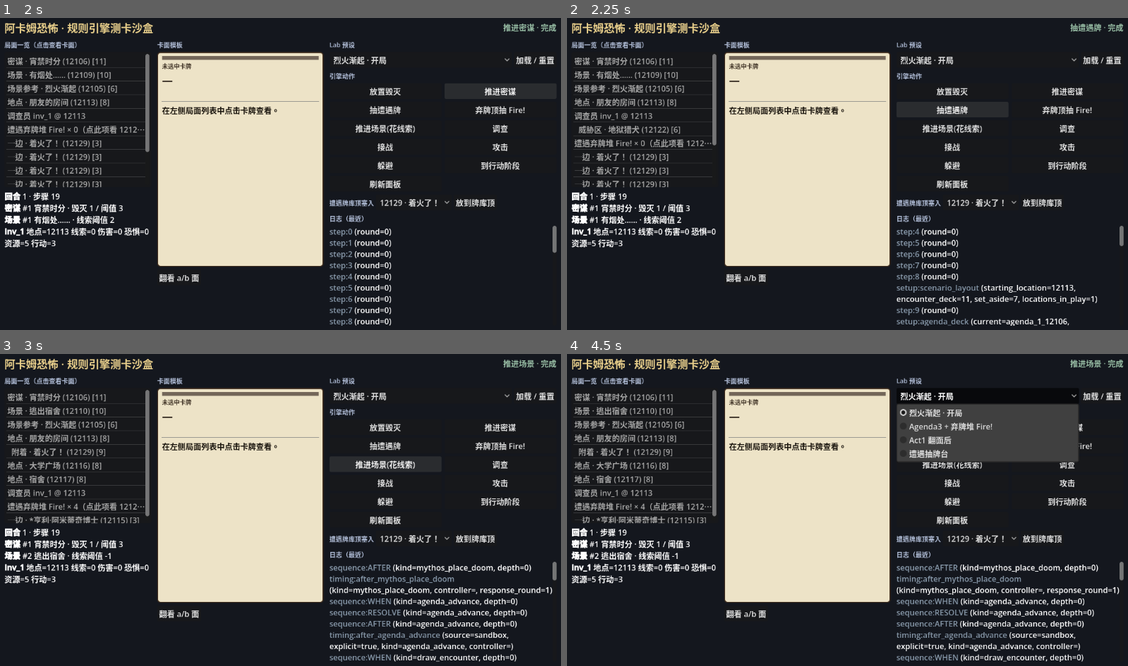
Above: before the commit, frames 1-4 (two rows, left to right).
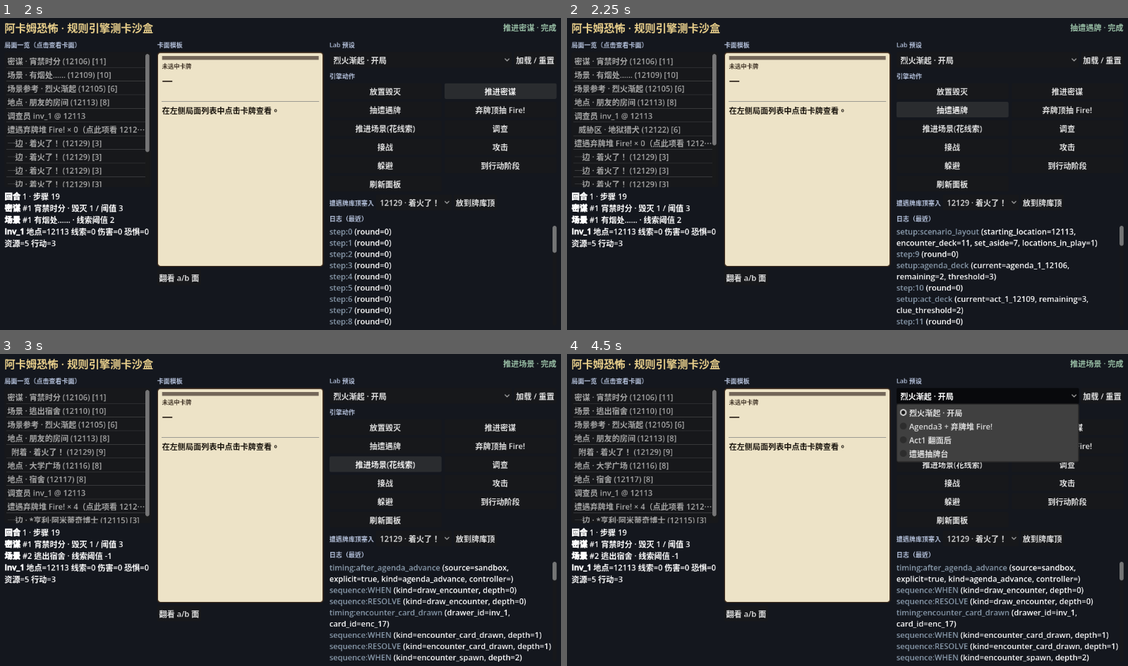
Above: after the commit, the same moments.

Repository: BlastMasterCreeper/arkhamhorror
Game: Godot game, scene res://ui/sandbox/sandbox.tscn
Two runs of this game, one before a commit and one after it. Both use one fixed random seed, a clock stepped at 60 frames per second and the inputs below.
Inputs:
- Up to frame 1 (2 s): click "放置毁灭" at 0.5 s; click "推进密谋" at 1.25 s
- Up to frame 2 (2.25 s): click "抽遭遇牌" at 2 s
- Up to frame 3 (3 s): click "推进场景(花线索)" at 2.75 s
- Up to frame 4 (4.5 s): click "翻看 a/b 面" at 3.5 s; click "烈火渐起 · 开局" at 4.25 s

Frame 1 is identical in both runs. In frame 2, 2.5% of the frame differs, in the area x 58-99%, y 67-99%; in frame 3, 3.6%; in frame 4, 3.6%.

Commit message:
Manage engagement status as ENGAGEMENT Buff.
Decouple engaged-from threat-area board state. Real engage and
grant ("counts as engaged") both register RestrictionKind.ENGAGEMENT;
disengage clears it. Queries go through EngagementStatus.

Co-authored-by: BlastMasterCreeper <BlastMasterCreeper@users.noreply.github.com>

Diff:
--- a/core/timing/enemy_phase_flow.gd
+++ b/core/timing/enemy_phase_flow.gd
@@ -14,6 +14,8 @@
 	for enemy_id in game_ctx.state.registry.all_enemy_ids():
 		var enemy := game_ctx.state.registry.get_enemy(enemy_id)
 		if not _eligible_for_3_2_move(enemy):
+			continue
+		if EngagementStatus.is_engaged(game_ctx, enemy_id):
 			continue
 		var fired := KeywordConsumer.consume_at(
 			game_ctx,
@@ -48,7 +50,7 @@
 		var enemy := game_ctx.state.registry.get_enemy(enemy_id)
 		if enemy == null or enemy.exhausted:
 			continue
-		if not _has_massive(game_ctx, enemy_id) and enemy.engaged_with != investigator_id:
+		if not EngagementStatus.is_engaged_with(game_ctx, enemy_id, investigator_id):
 			continue
 		var params := {
 			"enemy_id": enemy_id,
@@ -91,17 +93,13 @@
 			continue
 		seen[enemy_id] = true
 		out.append(enemy_id)
-	## 庞大永不进威胁区：虚拟交战同地点的 ready 庞大敌人也进入本步候选。
+	## 交战状态 Buff（含视为交战、不在威胁区）+ 庞大虚拟交战。
 	for enemy_id in game_ctx.state.registry.all_enemy_ids():
 		if seen.has(enemy_id):
 			continue
-		var enemy := game_ctx.state.registry.get_enemy(enemy_id)
-		if enemy == null or not _has_massive(game_ctx, enemy_id):
-			continue
-		if not MassiveEngagement.is_virtually_engaged_with(enemy, investigator_id, game_ctx):
-			continue
-		seen[enemy_id] = true
-		out.append(enemy_id)
+		if EngagementStatus.is_engaged_with(game_ctx, enemy_id, investigator_id):
+			seen[enemy_id] = true
+			out.append(enemy_id)
 	return out
 
 
@@ -210,5 +208,5 @@
 
 
 static func _eligible_for_3_2_move(enemy: EnemyState) -> bool:
-	## Framework 资格：ready + 未交战。是否带 Hunter/Patrol 由 KeywordConsumer 判定。
-	return enemy != null and not enemy.exhausted and enemy.engaged_with == &""
+	## Framework 资格：ready。是否已交战由 KeywordConsumer / EngagementStatus 再判。
+	return enemy != null and not enemy.exhausted
--- a/core/timing/engage_flow.gd
+++ b/core/timing/engage_flow.gd
@@ -5,13 +5,10 @@
 ##
 ## 只有两条路径（`mode`）：
 ## - **auto**：框架区域变更后的自动交战（Prey/Lead；冷漠/横置跳过）
-## - **effect**：效果交战（卡面 nest、以及基础 Engage 行动外壳 nest —— 基础行动视为调查员自带能力）
+## - **effect**：效果交战（卡面 nest、以及基础 Engage 行动外壳 nest）
 ##
-## 溯源靠序列栈 / AbilityUnitRef，**不**另做 source / initiation 专轴。
-##
-## 常态：同地点敌人进入威胁区（成对写入）。特殊可用 `placement=grant` /
-## `require_same_location=false`（可不要求同地点、不强调「进入」区划动作）。
-##
+## 交战状态 = RestrictionKind.ENGAGEMENT Buff（与威胁区场面脱钩）。
+## enter_threat：场面进威胁区 + Register Buff；grant：仅 Register Buff（视为交战）。
 ## 禁止另铸 `seq.enemy.auto_engage` 等按场合拆名。
 
 
@@ -112,7 +109,9 @@
 			var enemy := game_ctx.state.registry.get_enemy(enemy_id)
 			if enemy == null or enemy.location_tag != location_tag:
 				continue
-			if enemy.massive or enemy.aloof or enemy.engaged_with != &"":
+			if enemy.massive or enemy.aloof:
+				continue
+			if EngagementStatus.is_engaged(game_ctx, enemy_id):
 				continue
 			if enemy.exhausted or enemy.auto_engage_suppressed:
 				continue
@@ -161,17 +160,21 @@
 		return {"ok": false, "reason": &"unknown_entity"}
 	var placement: StringName = params.get("placement", PLACEMENT_ENTER_THREAT)
 	var require_same: bool = bool(params.get("require_same_location", true))
-	if enemy.is_engaged_with(inv_id):
+	if EngagementStatus.is_engaged_with(game_ctx, enemy_id, inv_id):
 		return {"ok": false, "reason": &"already_engaged", "error": "already_engaged"}
 	if require_same and not enemy.is_at_location(inv.location_tag):
 		return {"ok": false, "reason": &"wrong_location", "error": "wrong_location"}
-	game_ctx.enemy.apply_engage(enemy_id, inv_id)
+	## enter_threat：场面进威胁区 + Buff；grant：仅交战状态 Buff（视为交战）。
+	var enter_threat := placement != PLACEMENT_GRANT
+	game_ctx.enemy.apply_engage(enemy_id, inv_id, enter_threat, game_ctx)
 	return {
 		"ok": true,
 		"enemy_id": enemy_id,
 		"investigator_id": inv_id,
 		"mode": MODE_EFFECT,
 		"placement": placement,
+		"engagement_buff": true,
+		"enter_threat": enter_threat,
 	}
 
 
--- a/core/timing/hunter_keyword_flow.gd
+++ b/core/timing/hunter_keyword_flow.gd
@@ -12,7 +12,7 @@
 	if enemy_id == &"":
 		return {"ok": false, "moved": false, "reason": &"missing_enemy"}
 	var enemy := game_ctx.state.registry.get_enemy(enemy_id)
-	if enemy == null or enemy.exhausted or enemy.engaged_with != &"":
+	if enemy == null or enemy.exhausted or EngagementStatus.is_engaged(game_ctx, enemy_id):
 		return {"ok": true, "moved": false, "skipped": true, "enemy_id": enemy_id}
 	var target_inv := EnemyHunterTarget.pick_nearest_investigator(game_ctx, enemy_id)
 	if target_inv == &"":
--- a/core/timing/patrol_keyword_flow.gd
+++ b/core/timing/patrol_keyword_flow.gd
@@ -12,7 +12,7 @@
 	if enemy_id == &"":
 		return {"ok": false, "moved": false, "reason": &"missing_enemy"}
 	var enemy := game_ctx.state.registry.get_enemy(enemy_id)
-	if enemy == null or enemy.exhausted or enemy.engaged_with != &"":
+	if enemy == null or enemy.exhausted or EngagementStatus.is_engaged(game_ctx, enemy_id):
 		return {"ok": true, "moved": false, "skipped": true, "enemy_id": enemy_id}
 	var def_id: StringName = params.get("def_id", &"")
 	if def_id == &"":
--- a/core/types/ahc_enums.gd
+++ b/core/types/ahc_enums.gd
@@ -284,8 +284,11 @@
 	SKIP_AOO,
 	## 限制类：抑制 **自动交战**（Prey/Lead 选目标）。
 	## 效果移入后仍会走到 auto-engage 入口；入口 **读取** 本限制后自行跳过。
-	## 明示交战（seq.engage mode=effect/action）不受影响。
+	## 明示交战（seq.engage mode=effect）不受影响。
 	SUPPRESS_AUTO_ENGAGE,
+	## 交战状态（成对）：与威胁区场面脱钩。真实交战与「视为交战」均 Register 本 Buff。
+	## 查询入口读本 Kind；**不是** Intent 拦截，也不是 LISTENER。
+	ENGAGEMENT,
 }
 
 enum BuffType { MODIFIER, RESTRICTION, LISTENER, KEYWORD }
--- a/rules/actions/basic_action_resolver.gd
+++ b/rules/actions/basic_action_resolver.gd
@@ -125,7 +125,7 @@
 	var enemy := _state.registry.get_enemy(enemy_id)
 	if enemy == null:
 		return {"ok": false, "error": "unknown_enemy"}
-	if not enemy.is_engaged_with(inv_id):
+	if not EngagementStatus.is_engaged_with(game_ctx, enemy_id, inv_id):
 		return {"ok": false, "error": "not_engaged"}
 	var commits := _commits_from_extra(extra)
 	var test := SkillTestContext.new()
--- a/rules/composition/composition_executor.gd
+++ b/rules/composition/composition_executor.gd
@@ -1127,7 +1127,7 @@
 		return false
 	if not enemy.is_at_location(inv.location_tag):
 		return false
-	_game_ctx.enemy.apply_engage(enemy_id, inv_id)
+	_game_ctx.enemy.apply_engage(enemy_id, inv_id, true, _game_ctx)
 	_last_step_enemy_id = enemy_id
 	_last_step_engaged_investigator = inv_id
 	_last_step_created = true
--- /dev/null
+++ b/rules/encounter/engagement_status.gd
@@ -0,0 +1,81 @@
+class_name EngagementStatus
+extends RefCounted
+
+## 交战状态（成对 Buff）门面。
+## 权威：RegistrationStore · RestrictionKind.ENGAGEMENT。
+## 威胁区 / engaged_with Domain = 场面「位于威胁区」；与交战状态脱钩。
+## 庞大仍可用虚拟同地点查询（或 sync 时同步写 Buff）。
+
+
+## 赋予交战状态 Buff（真实交战与「视为交战」共用）。
+static func grant(
+	game_ctx: GameContext,
+	enemy_id: StringName,
+	investigator_id: StringName
+) -> StringName:
+	if game_ctx == null or game_ctx.registrations == null:
+		return &""
+	if enemy_id == &"" or investigator_id == &"":
+		return &""
+	## 一对一：先卸该敌旧对。
+	game_ctx.registrations.clear_engagement(enemy_id)
+	var template := RegistrationTemplate.engagement_pair(enemy_id, investigator_id)
+	if (
+		game_ctx.sequence_catalog != null
+		and game_ctx.sequence_catalog.has_flow(&"seq.effect.register")
+	):
+		var result := game_ctx.sequence_catalog.nest(
+			game_ctx,
+			&"seq.effect.register",
+			{"template": template}
+		)
+		return result.get("reg_id", &"") as StringName
+	return game_ctx.registrations.register(template)
+
+
+## 注销该敌人的交战状态 Buff。
+static func clear(game_ctx: GameContext, enemy_id: StringName) -> void:
+	if game_ctx == null or game_ctx.registrations == null:
+		return
+	game_ctx.registrations.clear_engagement(enemy_id)
+
+
+## 是否成对交战：Buff 优先；庞大可虚拟同地点；Domain engaged_with 仅兼容迁移。
+static func is_engaged_with(
+	game_ctx: GameContext,
+	enemy_id: StringName,
+	investigator_id: StringName
+) -> bool:
+	if enemy_id == &"" or investigator_id == &"":
+		return false
+	if game_ctx != null and game_ctx.registrations != null:
+		if game_ctx.registrations.has_engagement(enemy_id, investigator_id):
+			return true
+	if game_ctx == null or game_ctx.state == null:
+		return false
+	var enemy := game_ctx.state.registry.get_enemy(enemy_id)
+	if enemy == null:
+		return false
+	if enemy.massive:
+		return MassiveEngagement.is_virtually_engaged_with(enemy, investigator_id, game_ctx)
+	## 迁移兼容：尚无 Buff 时读 Domain。
+	return enemy.engaged_with == investigator_id
+
+
+## 该敌人当前交战伙伴（Buff → Domain → 空）。
+static func partner(game_ctx: GameContext, enemy_id: StringName) -> StringName:
+	if game_ctx != null and game_ctx.registrations != null:
+		var from_buff := game_ctx.registrations.engagement_partner(enemy_id)
+		if from_buff != &"":
+			return from_buff
+	if game_ctx == null or game_ctx.state == null:
+		return &""
+	var enemy := game_ctx.state.registry.get_enemy(enemy_id)
+	if enemy == null:
+		return &""
+	return enemy.engaged_with
+
+
+## 是否已有交战状态（任一伙伴）。
+static func is_engaged(game_ctx: GameContext, enemy_id: StringName) -> bool:
+	return partner(game_ctx, enemy_id) != &""
--- a/rules/registration/registration_store.gd
+++ b/rules/registration/registration_store.gd
@@ -149,6 +149,94 @@
 			if buff.restriction.kind != AhcEnums.RestrictionKind.SUPPRESS_AUTO_ENGAGE:
 				continue
 			if buff.restriction.subject_id == enemy_id or reg.drawn_card_id == enemy_id:
+				return reg.id
+	return &""
+
+
+## 交战状态 Buff：敌人是否与该调查员成对交战（与威胁区脱钩）。
+func has_engagement(enemy_id: StringName, investigator_id: StringName) -> bool:
+	return _find_engagement_reg_id(enemy_id, investigator_id) != &""
+
+
+## 该敌人当前交战的调查员（无则 &""）；一对一。
+func engagement_partner(enemy_id: StringName) -> StringName:
+	if enemy_id == &"":
+		return &""
+	for reg in _entries:
+		for buff in reg.buffs:
+			if buff.type != AhcEnums.BuffType.RESTRICTION or buff.restriction == null:
+				continue
+			if buff.restriction.kind != AhcEnums.RestrictionKind.ENGAGEMENT:
+				continue
+			if buff.restriction.subject_id == enemy_id or reg.drawn_card_id == enemy_id:
+				var inv: StringName = buff.restriction.drawer_id
+				if inv == &"":
+					inv = reg.controller_id
+				return inv
+	return &""
+
+
+## 与该调查员成对交战的敌人列表。
+func engaged_enemies_for(investigator_id: StringName) -> Array[StringName]:
+	var out: Array[StringName] = []
+	if investigator_id == &"":
+		return out
+	var seen: Dictionary = {}
+	for reg in _entries:
+		for buff in reg.buffs:
+			if buff.type != AhcEnums.BuffType.RESTRICTION or buff.restriction == null:
+				continue
+			if buff.restriction.kind != AhcEnums.RestrictionKind.ENGAGEMENT:
+				continue
+			var inv: StringName = buff.restriction.drawer_id
+			if inv == &"":
+				inv = reg.controller_id
+			if inv != investigator_id:
+				continue
+			var enemy_id: StringName = buff.restriction.subject_id
+			if enemy_id == &"":
+				enemy_id = reg.drawn_card_id
+			if enemy_id == &"" or seen.has(enemy_id):
+				continue
+			seen[enemy_id] = true
+			out.append(enemy_id)
+	return out
+
+
+## 卸掉该敌人全部交战状态 Buff（脱离 / 抢怪前）。
+func clear_engagement(enemy_id: StringName) -> void:
+	if enemy_id == &"":
+		return
+	var to_remove: Array[StringName] = []
+	for reg in _entries:
+		for buff in reg.buffs:
+			if buff.type != AhcEnums.BuffType.RESTRICTION or buff.restriction == null:
+				continue
+			if buff.restriction.kind != AhcEnums.RestrictionKind.ENGAGEMENT:
+				continue
+			if buff.restriction.subject_id == enemy_id or reg.drawn_card_id == enemy_id:
+				to_remove.append(reg.id)
+				break
+	for id in to_remove:
+		unregister(id)
+
+
+func _find_engagement_reg_id(enemy_id: StringName, investigator_id: StringName) -> StringName:
+	if enemy_id == &"" or investigator_id == &"":
+		return &""
+	for reg in _entries:
+		for buff in reg.buffs:
+			if buff.type != AhcEnums.BuffType.RESTRICTION or buff.restriction == null:
+				continue
+			if buff.restriction.kind != AhcEnums.RestrictionKind.ENGAGEMENT:
+				continue
+			var subject: StringName = buff.restriction.subject_id
+			if subject == &"":
+				subject = reg.drawn_card_id
+			var inv: StringName = buff.restriction.drawer_id
+			if inv == &"":
+				inv = reg.controller_id
+			if subject == enemy_id and inv == investigator_id:
 				return reg.id
 	return &""
 
--- a/rules/registration/registration_template.gd
+++ b/rules/registration/registration_template.gd
@@ -73,6 +73,18 @@
 	return t
 
 
+## 交战状态：WHILE_IN_PLAY（敌人离场卸）；真实交战与视为交战共用。
+static func engagement_pair(enemy_id: StringName, investigator_id: StringName) -> RegistrationTemplate:
+	var t := RegistrationTemplate.new()
+	t.controller_id = investigator_id
+	t.lifetime_kind = AhcEnums.LifetimeKind.WHILE_IN_PLAY
+	t.drawn_card_id = enemy_id
+	t.buffs.append(
+		BuffSpec.restriction_buff(RestrictionPayload.engagement(enemy_id, investigator_id))
+	)
+	return t
+
+
 ## G2 peril Register：`WHILE_DRAWN_CARD_RESOLVING(card_id)` — G4 完 Unregister；不跨 Surge。
 static func peril_drawn_card_resolving(drawer_id: StringName, card_id: StringName) -> RegistrationTemplate:
 	var t := RegistrationTemplate.new()
--- a/rules/registration/restriction_payload.gd
+++ b/rules/registration/restriction_payload.gd
@@ -62,3 +62,12 @@
 	p.kind = AhcEnums.RestrictionKind.SUPPRESS_AUTO_ENGAGE
 	p.subject_id = enemy_id
 	return p
+
+
+## 交战状态 Buff：敌人 subject ↔ 调查员 drawer 成对；与威胁区场面脱钩。
+static func engagement(enemy_id: StringName, investigator_id: StringName) -> RestrictionPayload:
+	var p := RestrictionPayload.new()
+	p.kind = AhcEnums.RestrictionKind.ENGAGEMENT
+	p.subject_id = enemy_id
+	p.drawer_id = investigator_id
+	return p
--- a/rules/subsystems/enemy_system.gd
+++ b/rules/subsystems/enemy_system.gd
@@ -81,10 +81,12 @@
 	var inv := _state.registry.get_investigator(drawer_id)
 	if enemy == null or inv == null:
 		return {"ok": false, "error": "spawn_materialize_failed"}
+	## 场面：进威胁区；交战状态：ENGAGEMENT Buff。
 	enemy.engaged_with = drawer_id
 	if not inv.threat_area.has(card_id):
 		inv.threat_area.append(card_id)
 	_mark_card_in_play(game_ctx, card_id)
+	EngagementStatus.grant(game_ctx, card_id, drawer_id)
 	_log.log(
 		AhcEnums.LogCategory.SCENARIO,
 		"spawn_engaged",
@@ -130,7 +132,7 @@
 	if enemy.massive:
 		MassiveEngagement.sync_for_enemy(game_ctx, enemy_id)
 		return {"ok": true, "skipped": true, "massive": true}
-	if enemy.engaged_with != &"":
+	if EngagementStatus.is_engaged(game_ctx, enemy_id):
 		return {"ok": true, "skipped": true}
 	if enemy.exhausted or enemy.auto_engage_suppressed:
 		return {"ok": true, "skipped": true}
@@ -145,7 +147,7 @@
 	if candidates.is_empty():
 		return {"ok": true, "skipped": true}
 	var target := _pick_engage_target(game_ctx, candidates, def_id)
-	_apply_engage(enemy_id, target)
+	_apply_engage(game_ctx, enemy_id, target, true)
 	return {"ok": true, "enemy_id": enemy_id, "investigator_id": target}
 
 
@@ -250,8 +252,14 @@
 	return candidates[0]
 
 
-func apply_engage(enemy_id: StringName, inv_id: StringName) -> void:
-	_apply_engage(enemy_id, inv_id)
+func apply_engage(
+	enemy_id: StringName,
+	inv_id: StringName,
+	enter_threat: bool = true,
+	game_ctx: GameContext = null
+) -> void:
+	var ctx := game_ctx if game_ctx != null else _game_ctx
+	_apply_engage(ctx, enemy_id, inv_id, enter_threat)
 
 
 func disengage(
@@ -264,6 +272,8 @@
 	if enemy == null:
 		return {"ok": false, "error": "unknown_enemy"}
 	var location_tag := enemy.location_tag
+	## 先注销交战状态 Buff，再清场面威胁区。
+	EngagementStatus.clear(game_ctx, enemy_id)
 	if enemy.engaged_with != &"":
 		var prev := _state.registry.get_investigator(enemy.engaged_with)
 		if prev:
@@ -333,10 +343,19 @@
 	return EnemyDefeatResolver.discard_from_play(game_ctx, enemy_id)
 
 
-func _apply_engage(enemy_id: StringName, inv_id: StringName) -> void:
+func _apply_engage(
+	game_ctx: GameContext,
+	enemy_id: StringName,
+	inv_id: StringName,
+	enter_threat: bool = true
+) -> void:
 	var enemy := _state.registry.get_enemy(enemy_id)
 	var inv := _state.registry.get_investigator(inv_id)
 	if enemy == null or inv == null:
+		return
+	## 交战状态 Buff（权威）；场面威胁区仅 enter_threat 时写入。
+	EngagementStatus.grant(game_ctx, enemy_id, inv_id)
+	if not enter_threat:
 		return
 	if enemy.engaged_with != &"" and enemy.engaged_with != inv_id:
 		var prev := _state.registry.get_investigator(enemy.engaged_with)
--- a/tests/run_headless.gd
+++ b/tests/run_headless.gd
@@ -247,7 +247,9 @@
 	_run_test("ACT-09 engage rejects massive", _test_act_engage_massive)
 	_run_test("ACT-09b action engage nests seq.engage effect", _test_act_engage_nests_kernel)
 	_run_test("ACT-10 engage then fight aloof", _test_act_engage_then_fight)
-	_run_test("ENGAGE-01 grant placement skips same-location", _test_engage_grant_cross_location)
+	_run_test("ENGAGE-01 grant placement buff without threat area", _test_engage_grant_cross_location)
+	_run_test("ENGAGE-02 enter_threat registers engagement buff", _test_engage_enter_threat_buff)
+	_run_test("ENGAGE-03 disengage clears engagement buff", _test_engage_disengage_clears_buff)
 	_run_test("M4-01 effect.gain_resource registered with alias", _test_m4_gain_resource_rename)
 	_run_test("ACT-16 fight fail redirects to engaged holder", _test_act_fight_fail_redirect)
 	_run_test("AOO-01 resource provokes damage", _test_aoo_resource)
@@ -5396,7 +5398,7 @@
 
 
 func _test_engage_grant_cross_location() -> bool:
-	## placement=grant：可不要求同地点，仍成对写入交战状态。
+	## placement=grant：仅交战状态 Buff，不进威胁区场面。
 	var h := RuleTestHarness.new(42)
 	GameBootstrap.setup_test_location(h.ctx, &"loc_far")
 	GameBootstrap.setup_investigator_at_location(h.ctx, &"inv_1", &"test_loc")
@@ -5416,11 +5418,43 @@
 	var enemy := h.ctx.state.registry.get_enemy(&"enemy_far")
 	return (
 		res.ok
-		and res.get("mode", &"") == EngageFlow.MODE_EFFECT
 		and res.get("placement", &"") == EngageFlow.PLACEMENT_GRANT
+		and bool(res.get("engagement_buff", false))
+		and not bool(res.get("enter_threat", true))
+		and EngagementStatus.is_engaged_with(h.ctx, &"enemy_far", &"inv_1")
 		and enemy != null
-		and enemy.is_engaged_with(&"inv_1")
-		and inv.threat_area.has(&"enemy_far")
+		and enemy.engaged_with == &""
+		and not inv.threat_area.has(&"enemy_far")
+	)
+
+
+func _test_engage_enter_threat_buff() -> bool:
+	## 真实交战：威胁区场面 + ENGAGEMENT Buff。
+	var h := RuleTestHarness.new(42)
+	if not h.prepare_action_phase():
+		return false
+	GameBootstrap.setup_test_enemy(h.ctx, &"enemy_1", &"test_loc", 2, 2)
+	var res := h.engage_action({"enemy_id": &"enemy_1"})
+	var inv := h.ctx.state.registry.get_investigator(&"inv_1")
+	return (
+		res.ok
+		and inv.threat_area.has(&"enemy_1")
+		and EngagementStatus.is_engaged_with(h.ctx, &"enemy_1", &"inv_1")
+		and h.ctx.registrations.has_engagement(&"enemy_1", &"inv_1")
+	)
+
+
+func _test_engage_disengage_clears_buff() -> bool:
+	var h := RuleTestHarness.new(42)
+	if not h.prepare_action_phase():
+		return false
+	GameBootstrap.setup_test_enemy(h.ctx, &"enemy_1", &"test_loc", 2, 2)
+	if not h.engage_action({"enemy_id": &"enemy_1"}).ok:
+		return false
+	h.ctx.enemy.disengage(h.ctx, &"enemy_1", false, false)
+	return (
+		not EngagementStatus.is_engaged_with(h.ctx, &"enemy_1", &"inv_1")
+		and not h.ctx.registrations.has_engagement(&"enemy_1", &"inv_1")
 	)
 
 
Not shown, added: rules/encounter/engagement_status.gd.uid
Not shown, changed: .cursor/rules/engage-area-change.mdc
Not shown, changed: docs/design/06-registration-buff-model.md
Not shown, changed: docs/design/08-enemy-engagement.md
Not shown, changed: docs/design/22-seq-granularity.md
